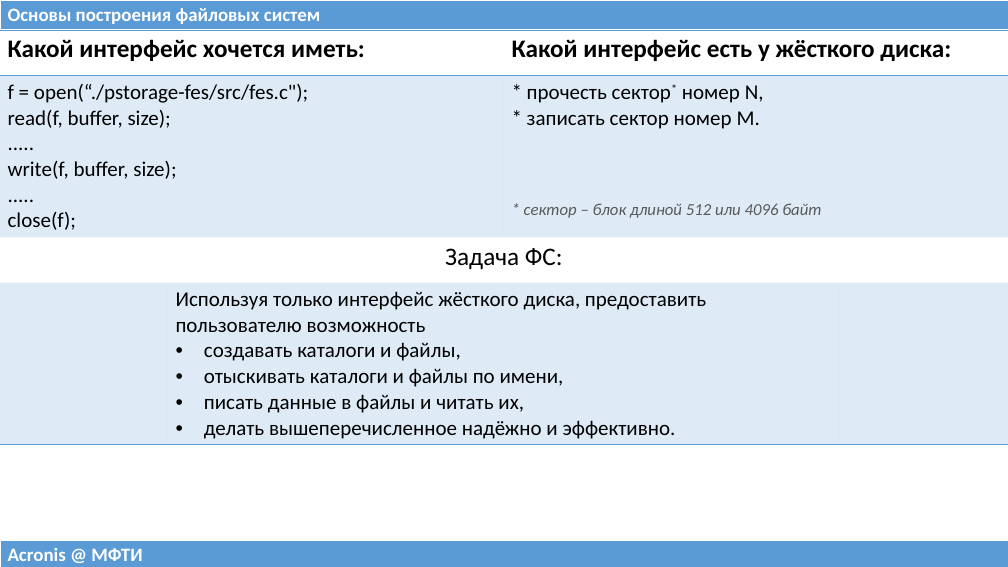
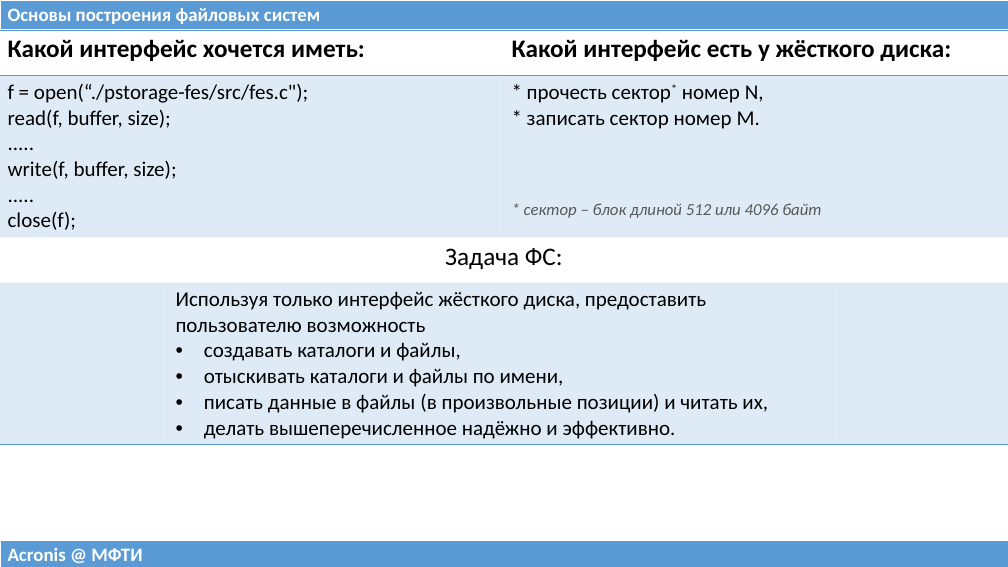
Before and after one commit to 75cc8545e7b021ed280ed0ef99fc7fc4/filesystems-101, a slide deck: slide 10 of talks/src/class00.pptx. Drawn at 1008x567 pixels with LibreOffice and Linux fonts; fonts in the diff are those of the drawing. Boxes give left, top, right and bottom in pixels: in the first picture for what was removed or moved away, otherwise in the second. Text is boxed around its words. In the diff, an @@ line names an element or a change of style, - is before the commit and + after.

```diff
--- a/talks/src/class00.pptx
+++ b/talks/src/class00.pptx
@@ table at bbox=[0, 30, 1007, 443] @@
-row 4, column 2: Используя только интерфейс жёсткого диска, предоставить пользователю возможность / создавать каталоги и файлы, / отыскивать каталоги и файлы по имени, / писать данные в файлы и читать их, / делать вышеперечисленное надёжно и эффективно.
+row 4, column 2: Используя только интерфейс жёсткого диска, предоставить пользователю возможность / создавать каталоги и файлы, / отыскивать каталоги и файлы по имени, / писать данные в файлы (в произвольные позиции) и читать их, / делать вышеперечисленное надёжно и эффективно.
```
Also in this commit, not shown: 4 other slides changed, 1 slide removed, 1 other file.
